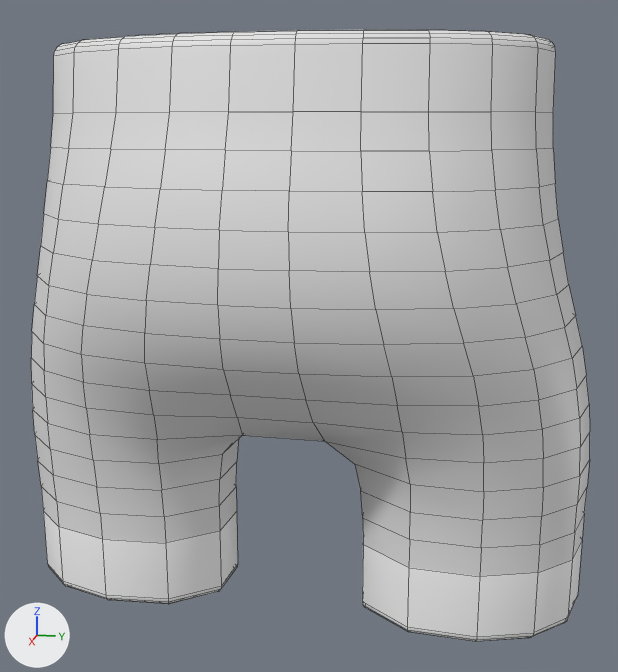
An edit to the FBX model Assets/_GameFolder/Models/Pant/PantMannequin.fbx, drawn before and after from the same camera.
Camera for both pictures: a 50 mm lens placed at (6.06, 1.3, 3.04), pointed at (0.14, 0.11, 1.56). Lighting does not change. The marker at lower left points along +X, +Y and +Z. Mesh edges are drawn as thin lines. Where no turn or scale is listed for an object, it has been applied to the vertices.

Names of what the first picture shows: 'PantMannequin'.
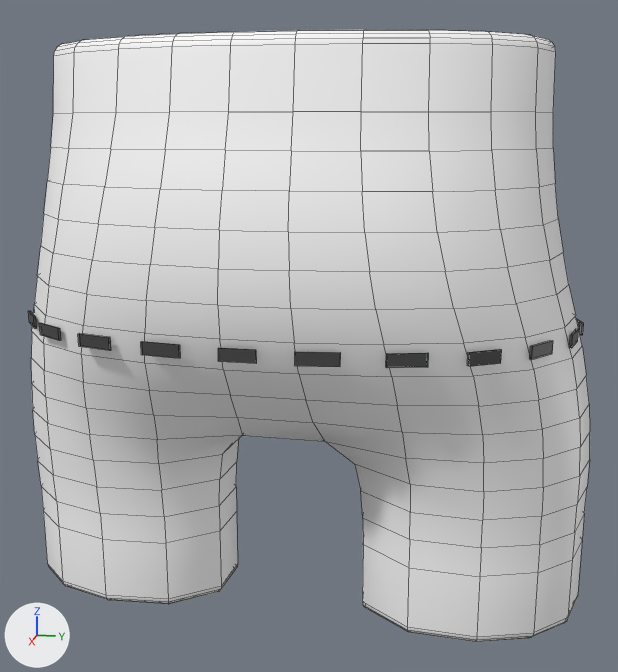
Commit message: Update: Pant Mannequin

What differs and where, as boxes [x1, y1, x2, y2] in the pictures (618 x 672 px):
'PantMannequin-Band', added: after [28, 311, 584, 368]
part 1 of me_mesh_033, recoloured: [41, 486, 584, 576] in both
part 2 of me_mesh_033, recoloured: [38, 461, 587, 548] in both
part 3 of me_mesh_033, recoloured: [35, 436, 590, 520] in both
part 4 of me_mesh_033, recoloured: [33, 410, 590, 492] in both
part 5 of me_mesh_033, recoloured: [32, 385, 590, 463] in both
part 6 of me_mesh_033, recoloured: [31, 358, 589, 435] in both
part 7 of me_mesh_033, recoloured: [31, 332, 586, 406] in both
part 8 of me_mesh_033, recoloured: [32, 304, 582, 377] in both
part 9 of me_mesh_033, recoloured: [34, 276, 576, 345] in both
part 10 of me_mesh_033, recoloured: [37, 246, 569, 310] in both
part 11 of me_mesh_033, recoloured (grey to white): [41, 214, 563, 272] in both
part 12 of me_mesh_033, recoloured (grey to white): [44, 181, 558, 233] in both
part 13 of me_mesh_033, recoloured: [47, 147, 555, 192] in both
part 14 of me_mesh_033, recoloured: [51, 112, 553, 151] in both
part 15 of me_mesh_033, recoloured: [53, 30, 556, 114] in both

The edits, one by one:
Material 'Divider' (mat_divider) is new.
Its base color is (0.0589, 0.0589, 0.0589) (dark grey #454545).
me_mesh_033 has 551 vertices, 535 faces and spans x -0.92..1.25, y -2.15..2.15, z -0.51..3.58.
me_mesh_033 is used by ob_pantmannequin; location (0.0, 0.0, 0.0).
me_mesh_033 part 1: all 22 faces that had it switch from mat_pant_01_001 (white #e7e7e7) to mat_pant_01 (white #ffffff).
me_mesh_033 part 2: all 22 faces that had it switch from mat_pant_01_002 (white #e7e7e7) to mat_pant_01 (white #ffffff).
me_mesh_033 part 3: all 22 faces that had it switch from mat_pant_01_003 (white #e7e7e7) to mat_pant_01 (white #ffffff).
me_mesh_033 part 4: all 22 faces that had it switch from mat_pant_01_004 (white #e7e7e7) to mat_pant_01 (white #ffffff).
me_mesh_033 part 5: all 26 faces that had it switch from mat_pant_01_005 (white #e7e7e7) to mat_pant_01 (white #ffffff).
me_mesh_033 part 6: all 22 faces that had it switch from mat_pant_01_006 (white #e7e7e7) to mat_pant_01 (white #ffffff).
me_mesh_033 part 7: all 22 faces that had it switch from mat_pant_01_007 (white #e7e7e7) to mat_pant_01 (white #ffffff).
me_mesh_033 part 8: all 22 faces that had it switch from mat_pant_01_008 (white #e7e7e7) to mat_pant_01 (white #ffffff).
me_mesh_033 part 9: all 22 faces that had it switch from mat_pant_01_009 (white #e7e7e7) to mat_pant_01 (white #ffffff).
me_mesh_033 part 10: all 22 faces that had it switch from mat_pant_01_010 (white #e7e7e7) to mat_pant_01 (white #ffffff).
me_mesh_033 part 11: all 22 faces that had it switch from mat_pant_01_011 (white #e7e7e7) to mat_pant_01 (white #ffffff).
me_mesh_033 part 12: all 22 faces that had it switch from mat_pant_01_012 (white #e7e7e7) to mat_pant_01 (white #ffffff).
me_mesh_033 part 13: all 22 faces that had it switch from mat_pant_01_013 (white #e7e7e7) to mat_pant_01 (white #ffffff).
me_mesh_033 part 14: all 22 faces that had it switch from mat_pant_01_014 (white #e7e7e7) to mat_pant_01 (white #ffffff).
me_mesh_033 part 15: all 111 faces that had it switch from mat_pant_01_015 (white #e7e7e7) to mat_pant_01 (white #ffffff).
Mesh me_mesh_048 is new.
It has 176 vertices, 132 faces and spans x -0.93..1.07, y -2.02..2.02, z -0.04..0.04.
It uses material mat_divider (dark grey #454545).
Object 'PantMannequin-Band' (ob_pantmannequin_band) is new; it shows me_mesh_048.
Its location is (0.143, 0.003, 1.684).
